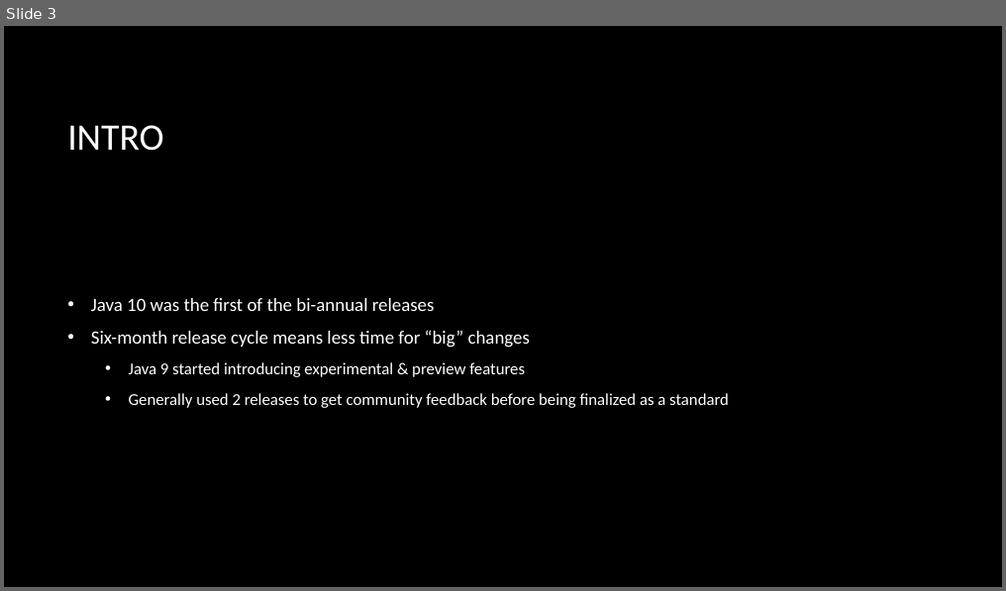
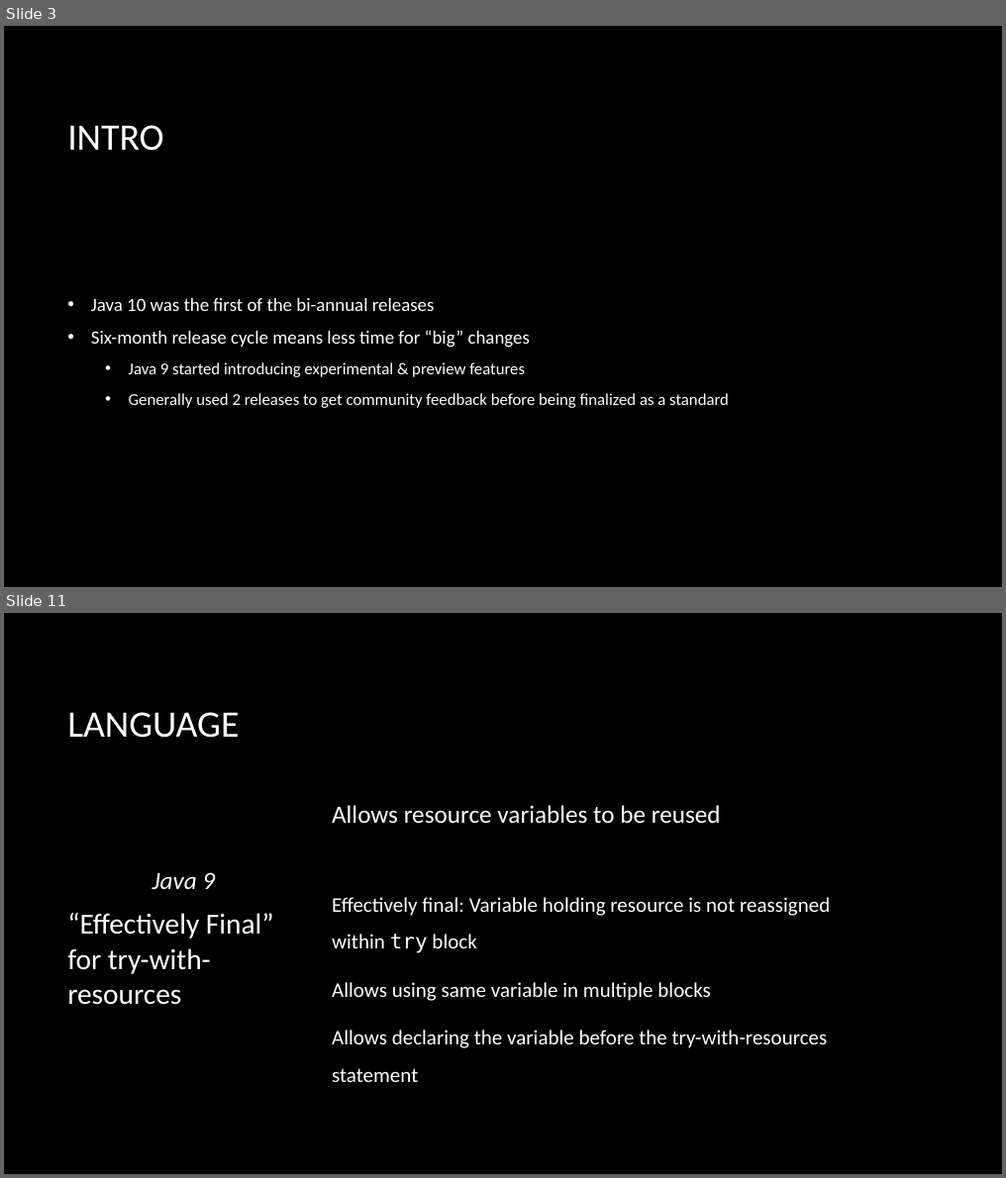
Before and after one commit to macdaddyaz/modern-java, a slide deck: Java 9 and up.pptx. Shown one above the other, each under a label of ours: slide 3 before the commit, slides 3 and 11 after it; the slides between them are not shown. The pictures are 1006x591 and 1006x1178 pixels, drawn with LibreOffice and Linux fonts; fonts in the diff are those of the drawing; background and template pictures are left out. Boxes give left, top, right and bottom in pixels: in the first picture for what was removed or moved away, otherwise in the second. Text is boxed around its words. In the diff, an @@ line names an element or a change of style, - is before the commit and + after.

Commit message:
Complete "Language" section of presentation

```diff
--- a/Java 9 and up.pptx
+++ b/Java 9 and up.pptx
@@ slide 11 added at (4, 613, 1002, 1174), background picture (left out) @@
@@ title added at (67, 712, 239, 738), 36 pt, text #FFFFFF @@
+LANGUAGE
@@ text added at (332, 805, 830, 1082), 20 pt, text #FFFFFF @@
+Allows resource variables to be reused
+Effectively final: Variable holding resource is not reassigned within try block
+Allows using same variable in multiple blocks
+Allows declaring the variable before the try-with-resources statement
@@ text added at (67, 872, 274, 1005), 28 pt, text #FFFFFF @@
+Java 9
+“Effectively Final” for try-with-resources
```
Also in this commit, not shown: 6 slides changed, 15 other slides added.
